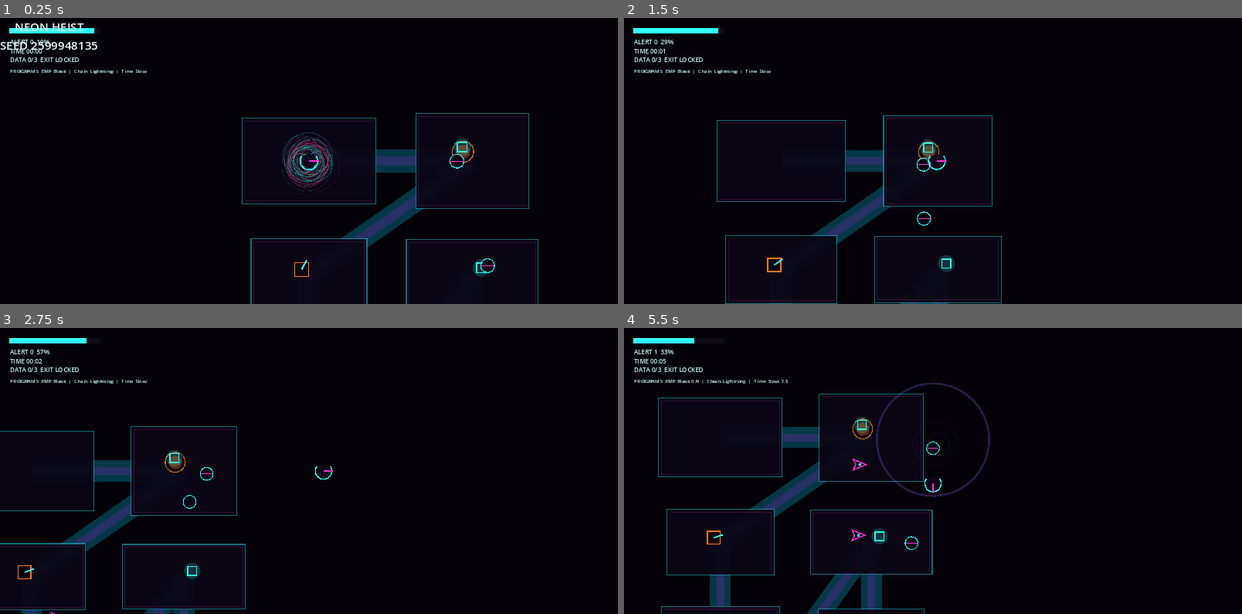
Above: before the commit, frames 1-4 (two rows, left to right).
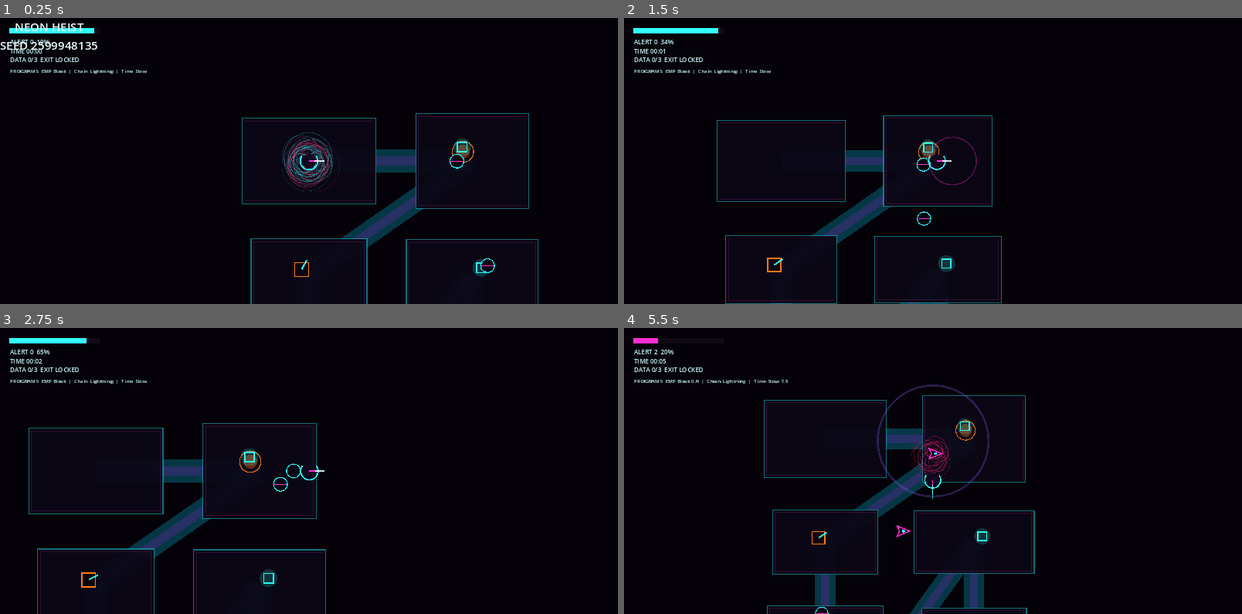
Above: after the commit, the same moments.

Repository: aimbotic/NeonHeist
Game: Godot game, scene res://scenes/Main.tscn
Same seed, same stepped clock (60 frames per second), same inputs: the game is played once before the commit and once after it.
Inputs (mouse positions are in pixels of both pictures, inside the frame that each line leads up to):
- Up to frame 1 (0.25 s): no input
- Up to frame 2 (1.5 s): tap Enter at 0.5 s; move the mouse to (1068, 146) at 0.52 s; hold Right (ui_right) 0.53-1.25 s; hold J (attack, bound only after the commit) 0.53-1.25 s; tap Space (dash) at 0.6 s; click (1068, 146) at 0.67 s; drag from (809, 175) to (902, 218) at 1.27 s
- Up to frame 3 (2.75 s): move the mouse to (370, 408) at 2.02 s; hold Right (ui_right) from 2.03 s (still down); hold J (attack, bound only after the commit) from 2.03 s (still down); tap Space (dash) at 2.1 s; click (370, 408) at 2.17 s
- Up to frame 4 (5.5 s): release Right (ui_right) at 2.75 s; release J (attack, bound only after the commit) at 2.75 s; drag from (902, 528) to (747, 428) at 2.77 s; move the mouse to (1118, 513) at 3.52 s; hold Left (ui_left) 3.53-4.25 s; hold J (attack, bound only after the commit) 3.53-4.25 s; tap 1 (program_1) at 3.6 s; click (1118, 513) at 3.67 s; drag from (747, 428) to (840, 399) at 4.27 s; move the mouse to (963, 471) at 5.02 s; hold Down (ui_down) from 5.03 s (still down); hold J (attack, bound only after the commit) from 5.03 s (still down); tap 3 (program_3) at 5.1 s; click (963, 471) at 5.17 s

The runs differ from the first frame. In frame 1, less than 0.1% of the frame differs, in the area x 50-53%, y 49-51%; in frame 2, 0.1%; in frame 3, 5.6%; in frame 4, 8.6%, in the area x 1-67%, y 3-100%.

Commit message:
Add player blade attack

Diff:
--- a/scripts/game/main.gd
+++ b/scripts/game/main.gd
@@ -98,6 +98,8 @@
 		match event.physical_keycode:
 			KEY_SPACE:
 				player.try_dash()
+			KEY_J:
+				player.try_weapon_attack()
 			KEY_E:
 				_try_hack()
 			KEY_1:
@@ -129,7 +131,9 @@
 	player = PlayerScene.new()
 	add_child(player)
 	player.position = vault_data["spawn"]
+	player.set_maze_geometry(vault_data["rooms"], vault_data["corridors"])
 	player.dash_used.connect(_on_player_dash)
+	player.weapon_slashed.connect(_on_player_weapon_slashed)
 	player.player_damaged.connect(_on_player_damaged)
 	player.player_down.connect(_on_player_down)
 
@@ -231,6 +235,22 @@
 	director.add_heat(0.03)
 	vfx_layer.trail_pop(player.global_position, Color(0.25, 0.95, 1.0))
 
+func _on_player_weapon_slashed(origin: Vector2, direction: Vector2, slash_range: float, arc: float, damage: float) -> void:
+	director.add_heat(0.025)
+	vfx_layer.trail_pop(origin + direction * 62.0, Color(1.0, 0.18, 0.82))
+
+	for enemy in enemies:
+		if not is_instance_valid(enemy):
+			continue
+
+		var to_enemy: Vector2 = enemy.global_position - origin
+		if to_enemy.length() > slash_range:
+			continue
+		if abs(direction.angle_to(to_enemy.normalized())) > arc * 0.5:
+			continue
+
+		enemy.take_damage(damage)
+
 func _on_player_damaged(amount: float) -> void:
 	director.add_heat(0.18)
 	camera.offset = Vector2(randf_range(-10.0, 10.0), randf_range(-8.0, 8.0))
@@ -255,6 +275,7 @@
 func _configure_input() -> void:
 	var mappings := {
 		"dash": KEY_SPACE,
+		"attack": KEY_J,
 		"hack": KEY_E,
 		"program_1": KEY_1,
 		"program_2": KEY_2,
--- a/scripts/player/player.gd
+++ b/scripts/player/player.gd
@@ -4,18 +4,31 @@
 signal dash_used
 signal player_damaged(amount: float)
 signal player_down
+signal weapon_slashed(origin: Vector2, direction: Vector2, slash_range: float, arc: float, damage: float)
 
 var max_speed := 420.0
 var acceleration := 2600.0
 var dash_speed := 1180.0
 var dash_duration := 0.13
 var dash_cooldown := 0.9
+var weapon_range := 118.0
+var weapon_arc := 1.55
+var weapon_damage := 32.0
+var weapon_cooldown := 0.34
 var max_health := 100.0
 var health := 100.0
 var invulnerable := false
 
+const PLAYER_RADIUS := 22.0
+const CORRIDOR_HALF_WIDTH := 36.0
+
+var _playable_rooms: Array[Rect2] = []
+var _playable_corridors: Array[Dictionary] = []
+
 var _dash_time := 0.0
 var _dash_cooldown_remaining := 0.0
+var _weapon_cooldown_remaining := 0.0
+var _weapon_flash_time := 0.0
 var _dash_direction := Vector2.RIGHT
 var _touch_origin := Vector2.ZERO
 var _touch_vector := Vector2.ZERO
@@ -26,6 +39,8 @@
 
 func _physics_process(delta: float) -> void:
 	_dash_cooldown_remaining = max(0.0, _dash_cooldown_remaining - delta)
+	_weapon_cooldown_remaining = max(0.0, _weapon_cooldown_remaining - delta)
+	_weapon_flash_time = max(0.0, _weapon_flash_time - delta)
 
 	var input_vector := _read_movement_input()
 	if input_vector.length_squared() > 0.001:
@@ -40,12 +55,20 @@
 		velocity = velocity.move_toward(target_velocity, acceleration * delta)
 
 	move_and_slide()
+	_keep_inside_maze()
 	queue_redraw()
 
 func _draw() -> void:
 	draw_circle(Vector2.ZERO, 22.0, Color(0.07, 0.03, 0.12, 0.95))
 	draw_arc(Vector2.ZERO, 28.0, -PI * 0.2, PI * 1.2, 18, Color(0.2, 1.0, 1.0), 4.0)
 	draw_line(Vector2.ZERO, _dash_direction * 32.0, Color(1.0, 0.18, 0.82), 4.0)
+	draw_line(_dash_direction * 18.0, _dash_direction * 48.0, Color(0.9, 1.0, 1.0, 0.9), 3.0)
+	draw_line(_dash_direction * 24.0, _dash_direction * 66.0, Color(0.2, 1.0, 1.0, 0.78), 2.0)
+	if _weapon_flash_time > 0.0:
+		var t := _weapon_flash_time / 0.13
+		var base_angle := _dash_direction.angle()
+		draw_arc(Vector2.ZERO, weapon_range * (1.0 - t * 0.12), base_angle - weapon_arc * 0.5, base_angle + weapon_arc * 0.5, 18, Color(1.0, 0.18, 0.82, t), 8.0)
+		draw_arc(Vector2.ZERO, weapon_range * 0.72, base_angle - weapon_arc * 0.42, base_angle + weapon_arc * 0.42, 14, Color(0.2, 1.0, 1.0, t), 4.0)
 	if invulnerable:
 		draw_arc(Vector2.ZERO, 38.0, 0.0, TAU, 32, Color(1.0, 1.0, 1.0, 0.65), 3.0)
 
@@ -60,6 +83,11 @@
 	elif event is InputEventScreenDrag and _touch_active:
 		_touch_vector = (event.position - _touch_origin).limit_length(96.0) / 96.0
 
+	if event is InputEventMouseButton and event.button_index == MOUSE_BUTTON_LEFT and event.pressed:
+		try_weapon_attack()
+	if event.is_action_pressed("attack"):
+		try_weapon_attack()
+
 func try_dash() -> void:
 	if _dash_cooldown_remaining > 0.0:
 		return
@@ -67,6 +95,14 @@
 	_dash_cooldown_remaining = dash_cooldown
 	invulnerable = true
 	dash_used.emit()
+
+func try_weapon_attack() -> void:
+	if _weapon_cooldown_remaining > 0.0:
+		return
+	_weapon_cooldown_remaining = weapon_cooldown
+	_weapon_flash_time = 0.13
+	weapon_slashed.emit(global_position, _dash_direction, weapon_range, weapon_arc, weapon_damage)
+	queue_redraw()
 
 func take_damage(amount: float) -> void:
 	if invulnerable or health <= 0.0:
@@ -79,6 +115,21 @@
 func get_dash_fraction() -> float:
 	return 1.0 - (_dash_cooldown_remaining / dash_cooldown)
 
+func set_maze_geometry(rooms: Array, corridors: Array) -> void:
+	_playable_rooms.clear()
+	_playable_corridors.clear()
+
+	for room in rooms:
+		var rect: Rect2 = room["rect"]
+		_playable_rooms.append(rect.grow(-PLAYER_RADIUS))
+
+	for corridor in corridors:
+		_playable_corridors.append({
+			"from": corridor["from"],
+			"to": corridor["to"],
+			"radius": CORRIDOR_HALF_WIDTH,
+		})
+
 func _read_movement_input() -> Vector2:
 	var keyboard := Input.get_vector("ui_left", "ui_right", "ui_up", "ui_down")
 	if keyboard.length_squared() > 0.001:
@@ -86,3 +137,58 @@
 	if _touch_vector.length_squared() > 0.001:
 		return _touch_vector.normalized()
 	return Vector2.ZERO
+
+func _keep_inside_maze() -> void:
+	if _is_inside_maze(global_position):
+		return
+
+	global_position = _nearest_maze_point(global_position)
+	velocity = Vector2.ZERO
+
+func _is_inside_maze(point: Vector2) -> bool:
+	for rect in _playable_rooms:
+		if rect.has_point(point):
+			return true
+
+	for corridor in _playable_corridors:
+		var closest := _closest_point_on_segment(point, corridor["from"], corridor["to"])
+		if point.distance_to(closest) <= corridor["radius"]:
+			return true
+
+	return false
+
+func _nearest_maze_point(point: Vector2) -> Vector2:
+	var nearest := point
+	var nearest_distance := INF
+
+	for rect in _playable_rooms:
+		var candidate := point.clamp(rect.position, rect.end)
+		var distance := point.distance_squared_to(candidate)
+		if distance < nearest_distance:
+			nearest = candidate
+			nearest_distance = distance
+
+	for corridor in _playable_corridors:
+		var line_point := _closest_point_on_segment(point, corridor["from"], corridor["to"])
+		var offset := point - line_point
+		var candidate: Vector2
+		if offset.length_squared() <= corridor["radius"] * corridor["radius"]:
+			candidate = point
+		else:
+			candidate = line_point + offset.normalized() * corridor["radius"]
+
+		var distance := point.distance_squared_to(candidate)
+		if distance < nearest_distance:
+			nearest = candidate
+			nearest_distance = distance
+
+	return nearest
+
+func _closest_point_on_segment(point: Vector2, segment_start: Vector2, segment_end: Vector2) -> Vector2:
+	var segment := segment_end - segment_start
+	var length_squared := segment.length_squared()
+	if length_squared <= 0.001:
+		return segment_start
+
+	var t := clamp((point - segment_start).dot(segment) / length_squared, 0.0, 1.0)
+	return segment_start + segment * t
Binary file added: assets/characters/neon_runner_blade_slash.gif
Not shown, changed: README.md
